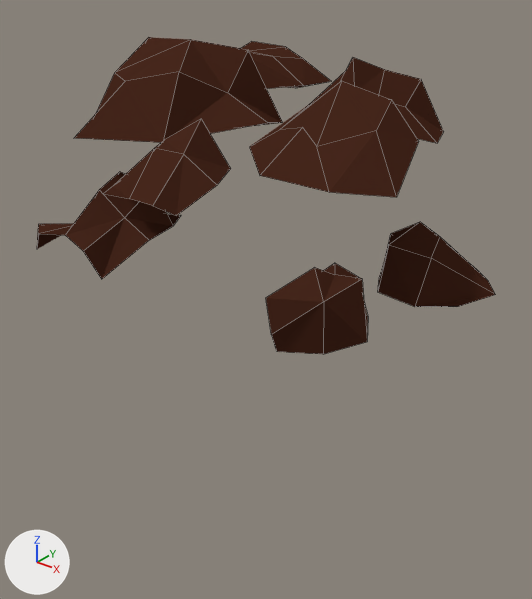
The Blender file Castle Math/Assets/3D_ArtAssets/DesertLevel/burrow.blend as it was, and as the next commit left it.
Camera for both pictures: a camera (50 mm lens) standing at (7.88, -7.86, 1.93) and looking at (4.08, -3.1, -1.02). The axes (+X, +Y, +Z) are drawn at lower left. The lights are the same throughout. Mesh edges are drawn as thin lines.
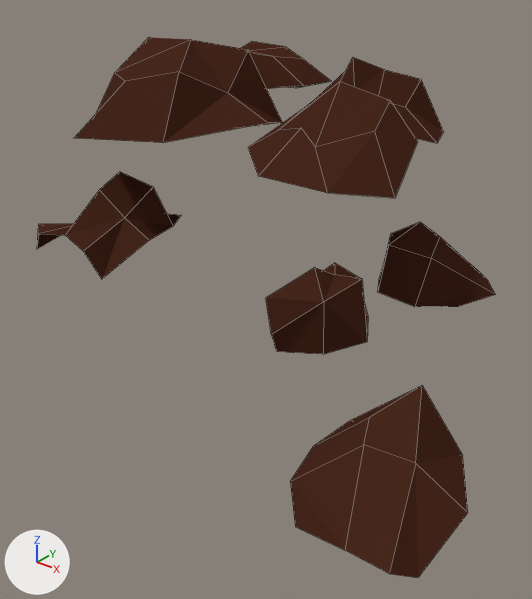
The edits, one by one:
Object 'Cube.005' (ob_cube_005) moves from (3.94, -4.15, -0.07) to (6.61, -5.3, -0.96).
Object 'Cube.004' (ob_cube_004) moves from (4.11, -2.94, -0.16) to (4.11, -2.97, -0.16).

Pixel boxes [x1, y1, x2, y2] of what changed, in the pictures (532 x 599 px):
'Cube.005', moved: before [104, 119, 231, 216]; after [290, 385, 468, 578]
'Cube.004', moved: before [249, 81, 419, 197]; after [248, 81, 417, 198]
